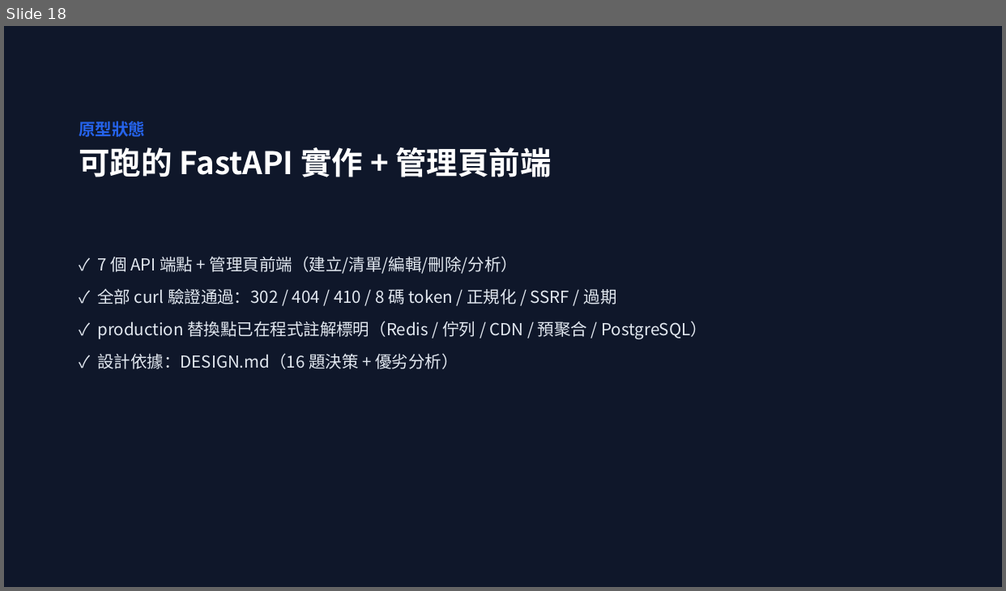
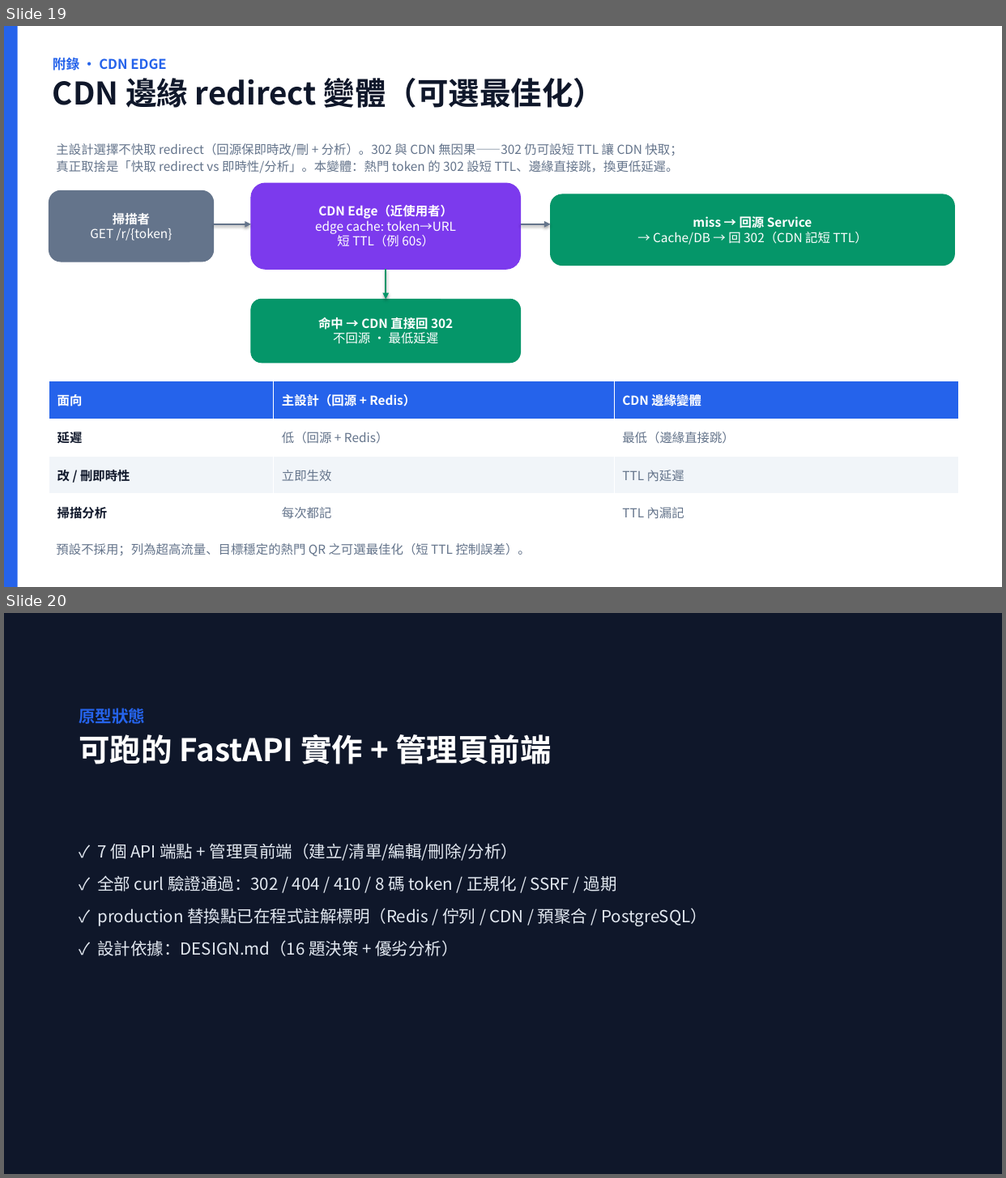
Before and after one commit to scolley31/system-design-demo, a slide deck: QR Code Generator/QR_Code_Generator.pptx. Shown one above the other, each under a label of ours: slide 18 before the commit, slides 19 and 20 after it. The pictures are 1006x591 and 1006x1178 pixels, drawn with LibreOffice and Linux fonts; fonts in the diff are those of the drawing. Boxes give left, top, right and bottom in pixels: in the first picture for what was removed or moved away, otherwise in the second. Text is boxed around its words. In the diff, an @@ line names an element or a change of style, - is before the commit and + after.

```diff
--- a/QR Code Generator/QR_Code_Generator.pptx
+++ b/QR Code Generator/QR_Code_Generator.pptx
@@ slide 19 added at (4,26,1002,587), background #FFFFFF @@
@@ rectangle added at (4,26,18,587), fill #2563EB @@
@@ text added at (53,58,604,108), 30 pt, text #0F172A, bold @@
+附錄 · CDN EDGE
+CDN 邊緣 redirect 變體（可選最佳化）
@@ text added at (56,143,683,173), 12 pt, text #64748B @@
+主設計選擇不快取 redirect（回源保即時改/刪 + 分析）。302 與 CDN 無因果——302 仍可設短 TTL 讓 CDN 快取；
+真正取捨是「快取 redirect vs 即時性/分析」。本變體：熱門 token 的 302 設短 TTL、邊緣直接跳，換更低延遲。
@@ rounded rectangle added at (49,190,214,262), fill #64748B, outline #64748B 0.75 pt, 12 pt, text #FFFFFF @@
+掃描者
+GET /r/{token}
@@ rounded rectangle added at (251,183,521,269), fill #7C3AED, outline #7C3AED 0.75 pt, 12 pt, text #FFFFFF @@
+CDN Edge（近使用者）
+edge cache: token→URL
+短 TTL（例 60s）
@@ rounded rectangle added at (551,194,955,266), fill #059669, outline #059669 0.75 pt, 12 pt, text #FFFFFF @@
+miss → 回源 Service
+→ Cache/DB → 回 302（CDN 記短 TTL）
@@ arrow added from (214, 224) to (251, 224), #64748B 1.75 pt @@
@@ arrow added from (521, 224) to (551, 224), #64748B 1.75 pt @@
@@ arrow added from (386, 269) to (386, 299), #059669 1.3 pt @@
@@ rounded rectangle added at (251,299,521,363), fill #059669, outline #059669 0.75 pt, 12 pt, text #FFFFFF, bold @@
+命中 → CDN 直接回 302
+不回源 · 最低延遲
@@ table added at (49,382,958,531), 4 rows, 3 columns @@
+面向 | 主設計（回源 + Redis） | CDN 邊緣變體
+延遲 | 低（回源 + Redis） | 最低（邊緣直接跳）
+改 / 刪即時性 | 立即生效 | TTL 內延遲
+掃描分析 | 每次都記 | TTL 內漏記
@@ text added at (56,544,530,557), 12 pt, text #64748B @@
+預設不採用；列為超高流量、目標穩定的熱門 QR 之可選最佳化（短 TTL 控制誤差）。
@@ what was slide 18 is now slide 20 @@
```
Also in this commit, not shown: 1 other slide added, 2 other files.
